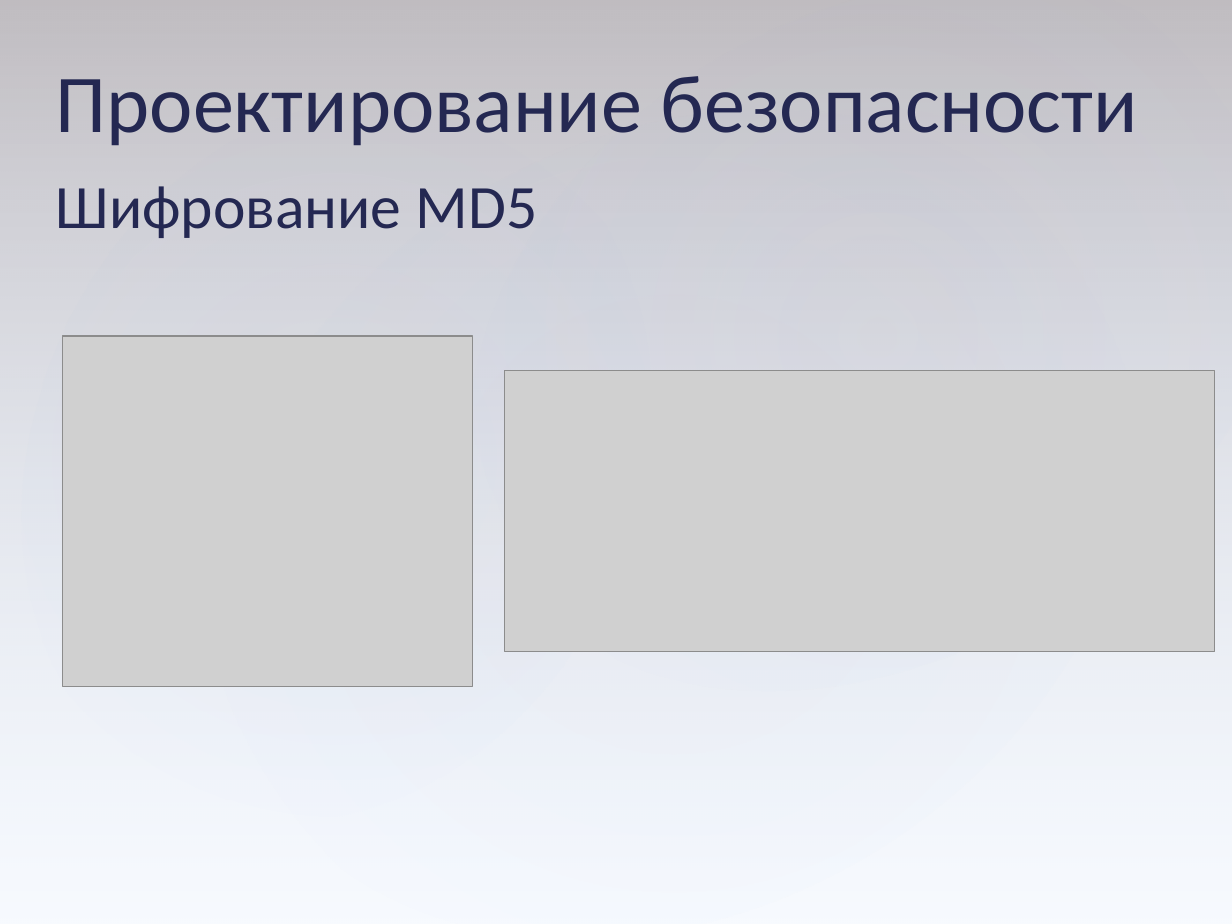
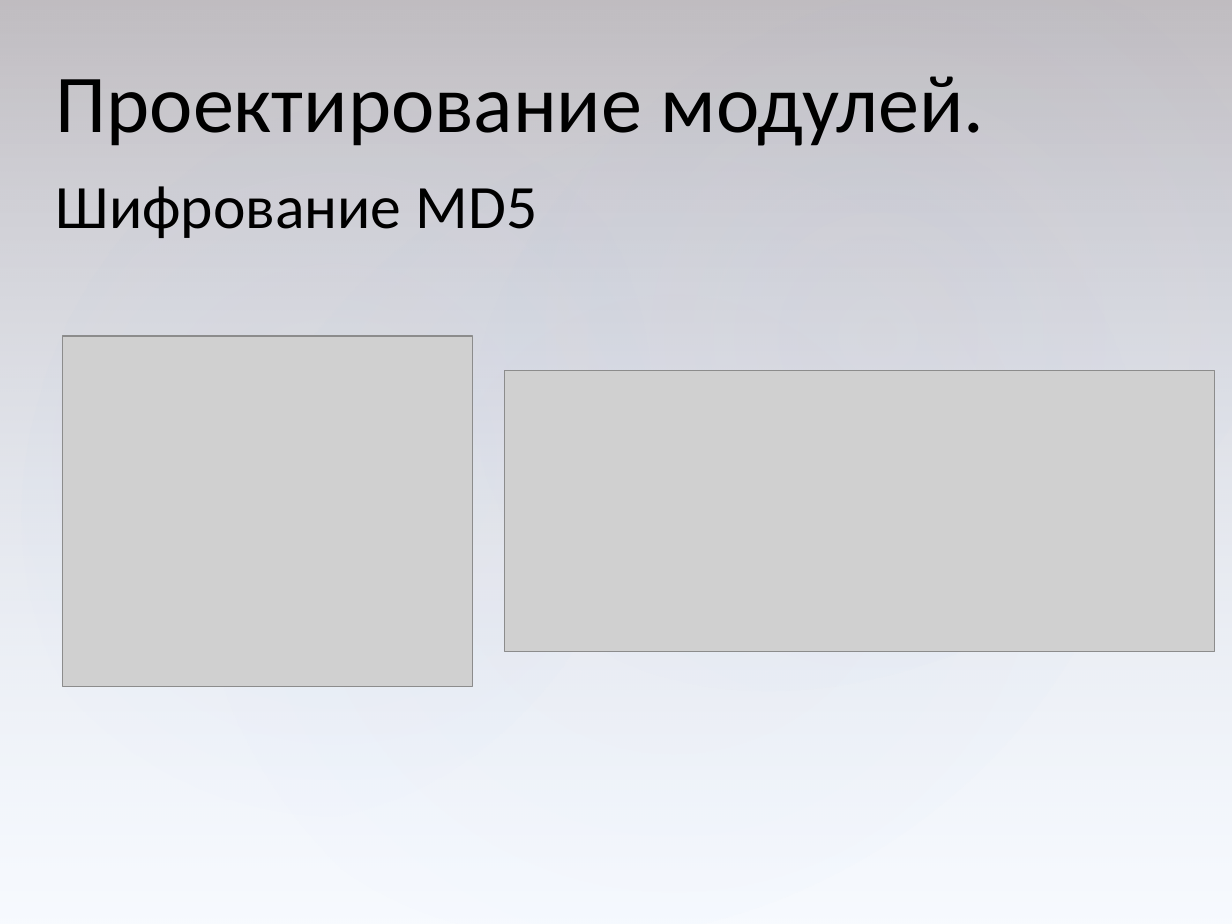
Before and after one commit to serpikovs/in40, a slide deck: slide 27 of !docs/common.pptx (slide 34 before the commit). Drawn at 1232x924 pixels with LibreOffice and Linux fonts; fonts in the diff are those of the drawing; grey boxes stand for pictures. Boxes give left, top, right and bottom in pixels: in the first picture for what was removed or moved away, otherwise in the second. Text is boxed around its words. In the diff, an @@ line names an element or a change of style, - is before the commit and + after.

```diff
--- a/!docs/common.pptx
+++ b/!docs/common.pptx
@@ text at <box>56,76,985,146</box>: text changed; text colour #242852 to #000000 @@
-Проектирование безопасности
+Проектирование модулей.
@@ text "Шифрование MD5" at <box>56,186,538,238</box>: text colour #242852 to #000000 @@
```
Also in this commit, not shown: 27 other slides changed, 7 slides removed.
